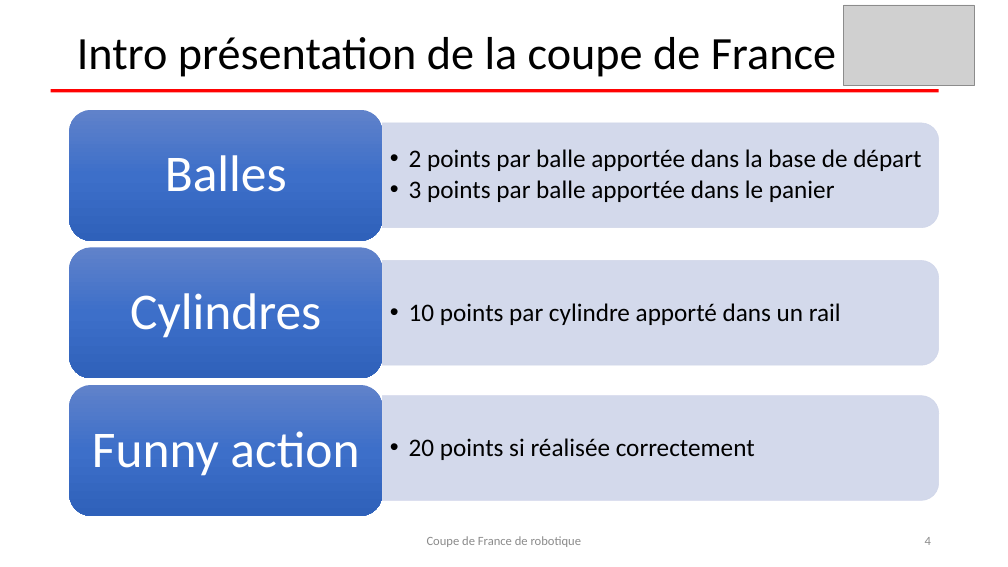
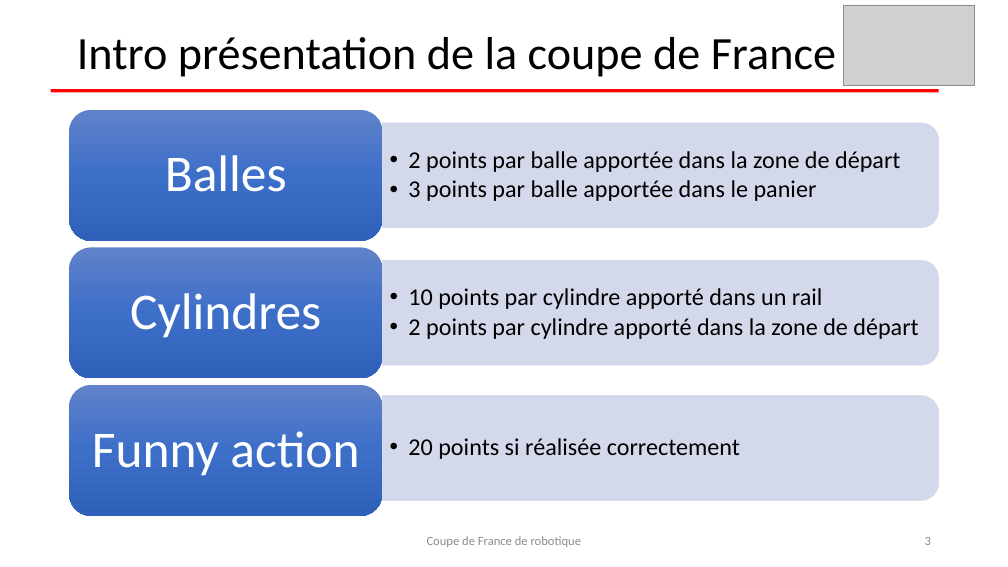
Before and after one commit to nsobczak/CoupeDeFrance, a slide deck: slide 3 of Présentation 1er semestre/2016-12 Présentation coupe de France.pptx (slide 4 before the commit). Drawn at 1008x567 pixels with LibreOffice and Linux fonts; fonts in the diff are those of the drawing; grey boxes stand for pictures. Boxes give left, top, right and bottom in pixels: in the first picture for what was removed or moved away, otherwise in the second. Text is boxed around its words. In the diff, an @@ line names an element or a change of style, - is before the commit and + after.

```diff
--- a/Présentation 1er semestre/2016-12 Présentation coupe de France.pptx
+++ b/Présentation 1er semestre/2016-12 Présentation coupe de France.pptx
@@ text at box(408, 151, 900, 172): text changed; size 24 to 23 pt @@
-  • 2 points par balle apportée dans la base de départ
+  • 2 points par balle apportée dans la zone de départ
@@ text at box(408, 180, 817, 201): size 24 to 23 pt in "3 points par balle apportée dans le ..." @@
@@ text at box(408, 288, 823, 309): size 24 to 23 pt in "10 points par cylindre apporté dans un ..." @@
@@ text at box(408, 318, 918, 339): paragraph added @@
+  • 2 points par cylindre apporté dans la zone de départ
@@ text "20 points si réalisée correctement" at box(408, 438, 740, 459): size 24 to 23 pt @@
@@ page number at box(925, 537, 931, 545): text changed @@
-4
+3
```
Also in this commit, not shown: 1 other slide changed.
